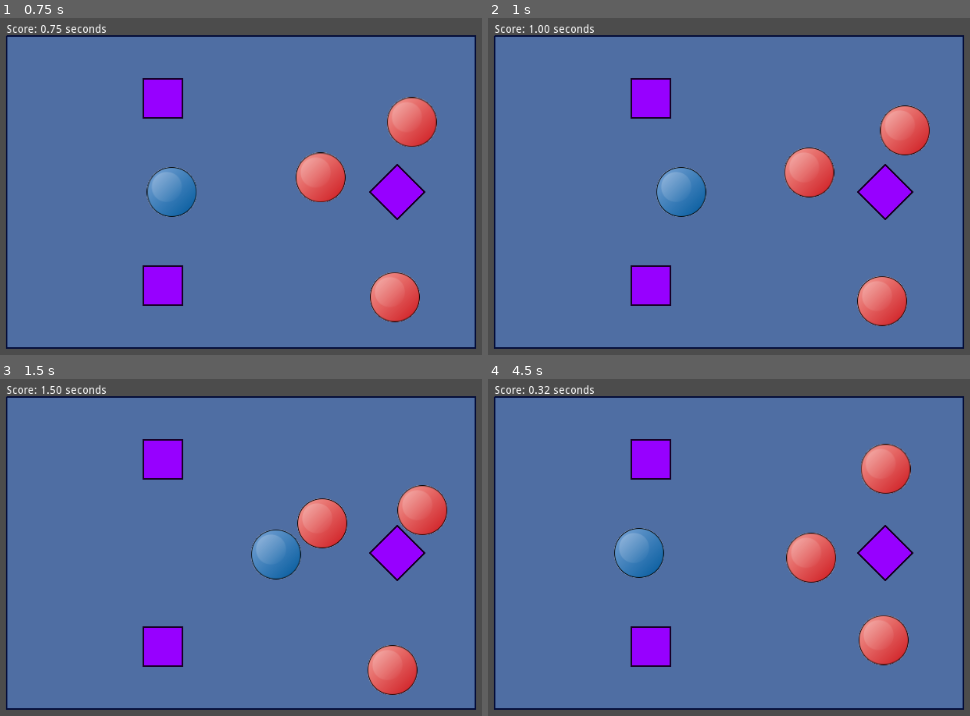
Above: before the commit, frames 1-4 (two rows, left to right).
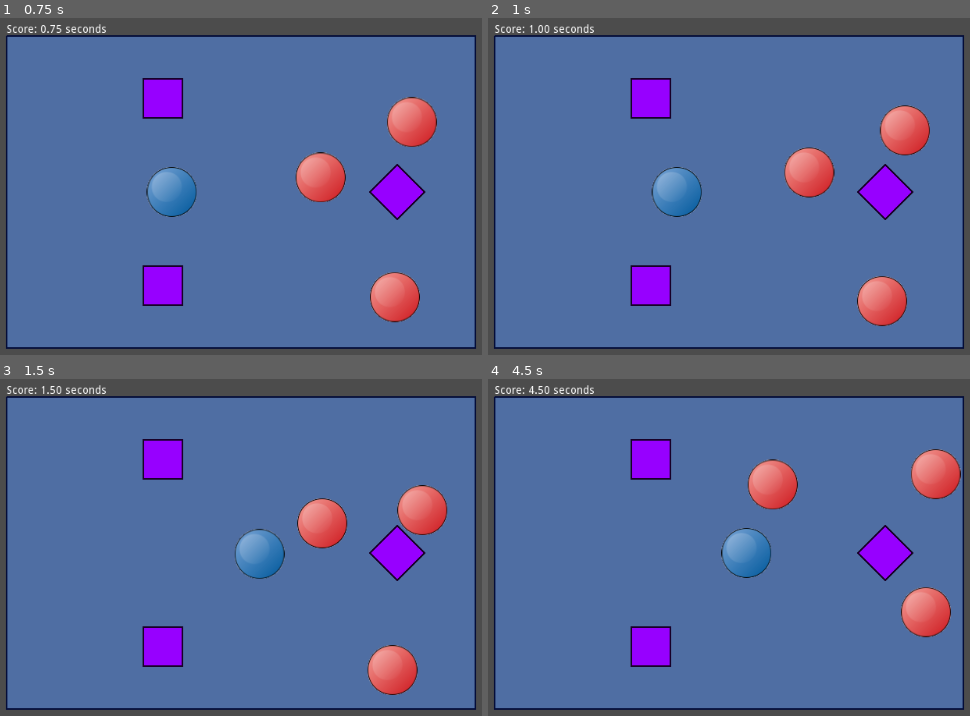
Above: after the commit, the same moments.

Repository: danieljohnson2/Bouncy
Game: Godot game, scene res://Bouncy.tscn
Same seed, same stepped clock (60 frames per second), same inputs: the game is played once before the commit and once after it.
Inputs:
- Up to frame 1 (0.75 s): hold Right (ui_right) from 0.53 s (still down); hold Shift (ui_fast) from 0.53 s (still down)
- Up to frame 2 (1 s): keep holding Right (ui_right); keep holding Shift (ui_fast); tap Space (ui_stop) at 0.8 s
- Up to frame 3 (1.5 s): release Right (ui_right) at 1.28 s; release Shift (ui_fast) at 1.28 s; hold Down (ui_down) from 1.28 s (still down); tap Space (ui_stop) at 1.35 s
- Up to frame 4 (4.5 s): tap Shift (ui_fast) at 1.55, 3.05 s; release Down (ui_down) at 2.03 s; hold Right (ui_right) 2.03-2.78 s; hold Shift (ui_fast) 2.03-2.78 s; tap Space (ui_stop) at 2.3, 2.85, 3.8, 4.35 s; hold Up (ui_up) 2.78-3.53 s; hold Shift (ui_fast) 3.53-4.28 s; hold Left (ui_left) from 3.53 s (still down); tap R (ui_restart) at 4.15 s

Frame 1 is identical in both runs. In frame 2, 0.4% of the frame differs, in the area x 33-46%, y 44-60%; in frame 3, 1.4%; in frame 4, 9.7%, in the area x 8-99%, y 2-86%.

Commit message:
Comments mostly, a bit of cleanup

Diff:
--- a/Nemesis.gd
+++ b/Nemesis.gd
@@ -13,7 +13,7 @@
 		until_change = rand_range(1, 3)
 
 		var offset = Vector2(rand_range(-1, 1), rand_range(-1,1)) * change_size
-		self.linear_velocity += offset
+		self.apply_impulse(Vector2(0,0), offset)
 		change_size *= 1.25
 
 	self.rotation = 0 # damping isn't always effective
--- a/Player.gd
+++ b/Player.gd
@@ -4,6 +4,9 @@
 export var fast_acceleration = 750
 export (NodePath) var die_player_path
 
+# The movement controls represented as normalized vectors;
+# these must be scaled before use by an acceleration factor
+# and the time-delta.
 var directions = {
 	"ui_right": Vector2(1,0),
 	"ui_left": Vector2(-1,0),
@@ -11,27 +14,33 @@
 	"ui_down": Vector2(0,1) }
 
 func _process(delta):
-	# Handle any user inputs here.
-
+	# Quit, Restart
 	if Input.is_action_pressed("ui_quit"):
 		get_tree().quit()
 
 	if not self.visible and Input.is_action_pressed("ui_restart"):
 		get_tree().change_scene("res://Bouncy.tscn")
 
+	# Stop isn't too subtle, but this works regardless of delta
 	if Input.is_action_pressed("ui_stop"):
-		self.linear_velocity /= 2
+		self.linear_velocity = Vector2(0,0)
 
+	# Can't really use a dictionary lookup here since more than one
+	# action can be engaged, so we just try each one.
+	# TODO: Combine the directions and normalize so mulit-keypress
+	# doesn't get you more speed
 	for action in directions.keys():
-		var acc = fast_acceleration if Input.is_action_pressed("ui_fast") else acceleration
 		if Input.is_action_pressed(action):
+			var acc = fast_acceleration if Input.is_action_pressed("ui_fast") else acceleration
 			self.apply_impulse(Vector2(), directions[action] * acc * delta)
 
 	self.rotation = 0 # damping isn't always effective
 
-# Game over if we contact any 'nemisis'
+# Game over if we contact any 'nemesis'
 func _on_Ball_body_entered(body):
 	if body.is_in_group("nemesis"):
+		# Dieing is not instant, we play an animation
+		# that calls game_over when done.
 		var die_player = get_node(die_player_path)
 		if not die_player.is_playing():
 			 die_player.play("Fade Out")
